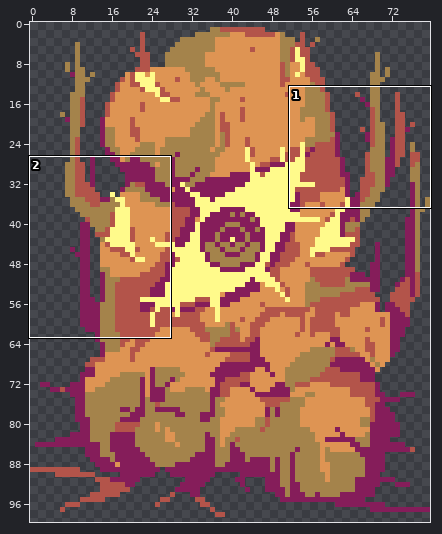
Edited in one commit: sprite sheet (Assets/Sprites/potato-boss.png). Above: a wide view before the commit, with the close-up outlined.
Close-up. Before the commit:
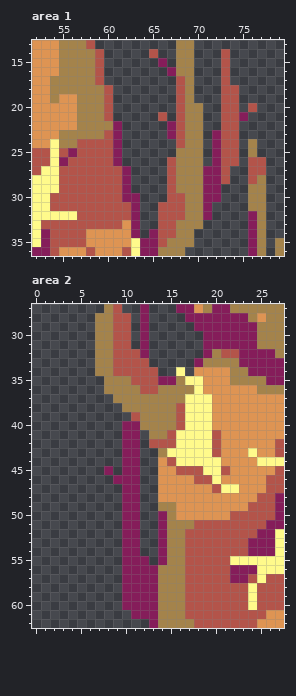
The file is 80x100 pixels. Shown: area 1: x 52..79, y 13..36; area 2: x 0..27, y 27..62.
After:
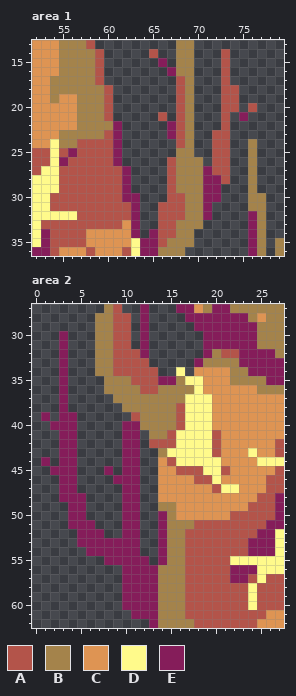
Palette (. is transparent): A #b3544a  B #a4834b  C #de9453  D #fffa8b  E #851d5a
The exact change:
Area 1:
Colour E gives way to colour A in rows 23 to 27 at x 72.
Colour A gives way to colour B in rows 26 to 28 at x 76.
Colour A is removed in rows 21 to 25 at x 74; in row 26 at x 74 and 77; in row 27 at x 77.
Colour B is removed in rows 20 to 25 at x 70; in rows 28 to 29 at x 77.
Area 2:
The edit adds colour E in rows 30 to 38 at x 3; in row 39 at x 1 and 3 to 4; in row 40 at x 2 to 4; in rows 41 to 43 at x 3 to 4; in row 44 at x 1 and 3 to 4; in row 45 at x 2 to 4.
The edit adds colour E in rows 46 to 47 at x 3 to 4; in row 48 at x 3 to 5; in rows 49 to 50 at x 4 to 5; in row 51 at x 4 to 6; in row 52 at x 5 to 7; in row 53 at x 5 to 9.
The edit adds colour E in row 54 at x 6 to 9; in row 55 at x 8 to 9.
Where, in picture pixels (left, top, right, bottom), the same in both close-ups:
changed: (194, 103, 266, 193)
added: (41, 331, 122, 565)
